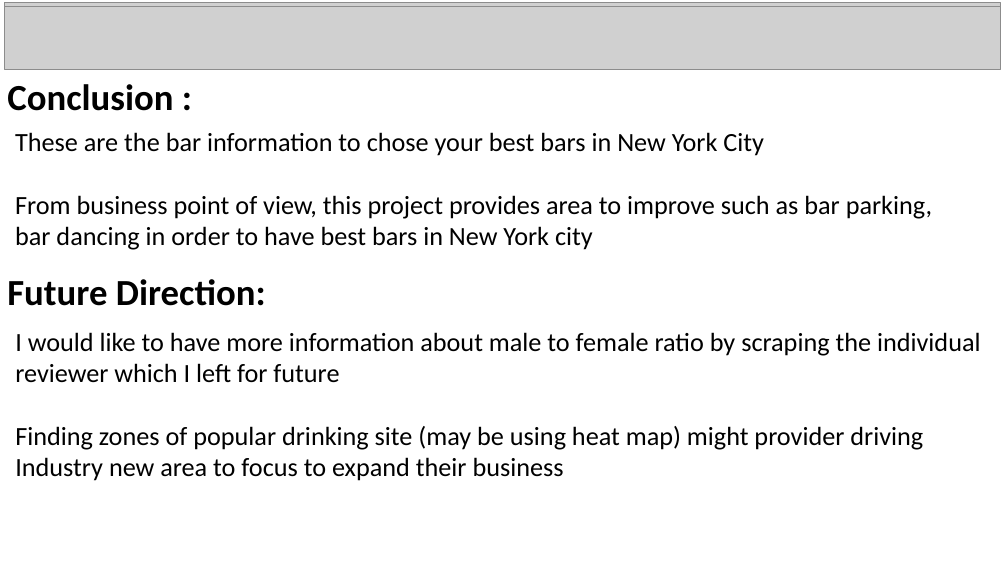
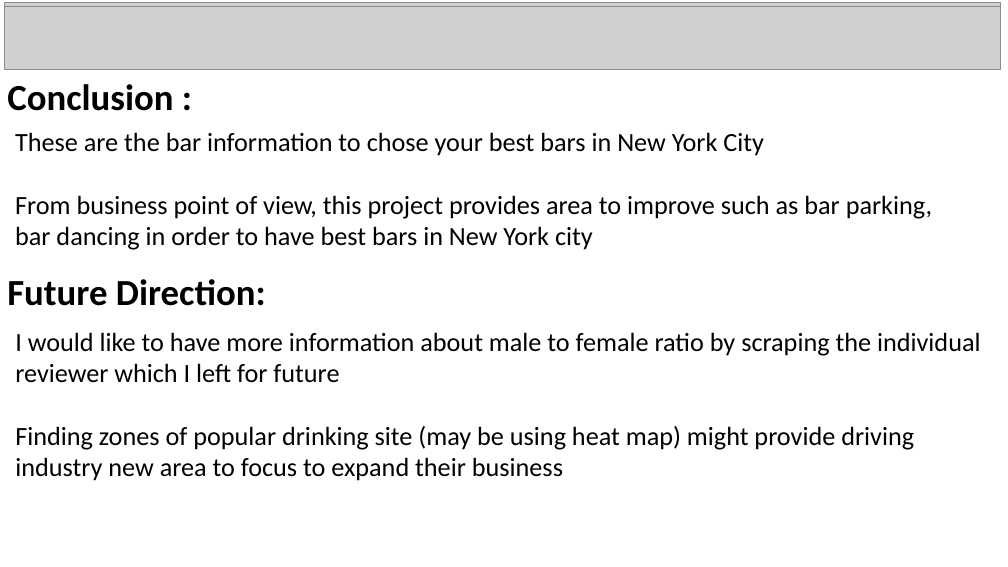
Before and after one commit to basantdhital/MY_pro, a slide deck: slide 10 of bars_presentation.pptx. Drawn at 1008x567 pixels with LibreOffice and Linux fonts; fonts in the diff are those of the drawing; grey boxes stand for pictures. Boxes give left, top, right and bottom in pixels: in the first picture for what was removed or moved away, otherwise in the second. Text is boxed around its words. In the diff, an @@ line names an element or a change of style, - is before the commit and + after.

```diff
--- a/bars_presentation.pptx
+++ b/bars_presentation.pptx
@@ text at (15, 426, 914, 481): text changed @@
-Finding zones of popular drinking site (may be using heat map) might provider driving
-Industry new area to focus to expand their business
+Finding zones of popular drinking site (may be using heat map) might provide driving
+industry new area to focus to expand their business
```
Also in this commit, not shown: 1 other slide changed, 2 other files.
